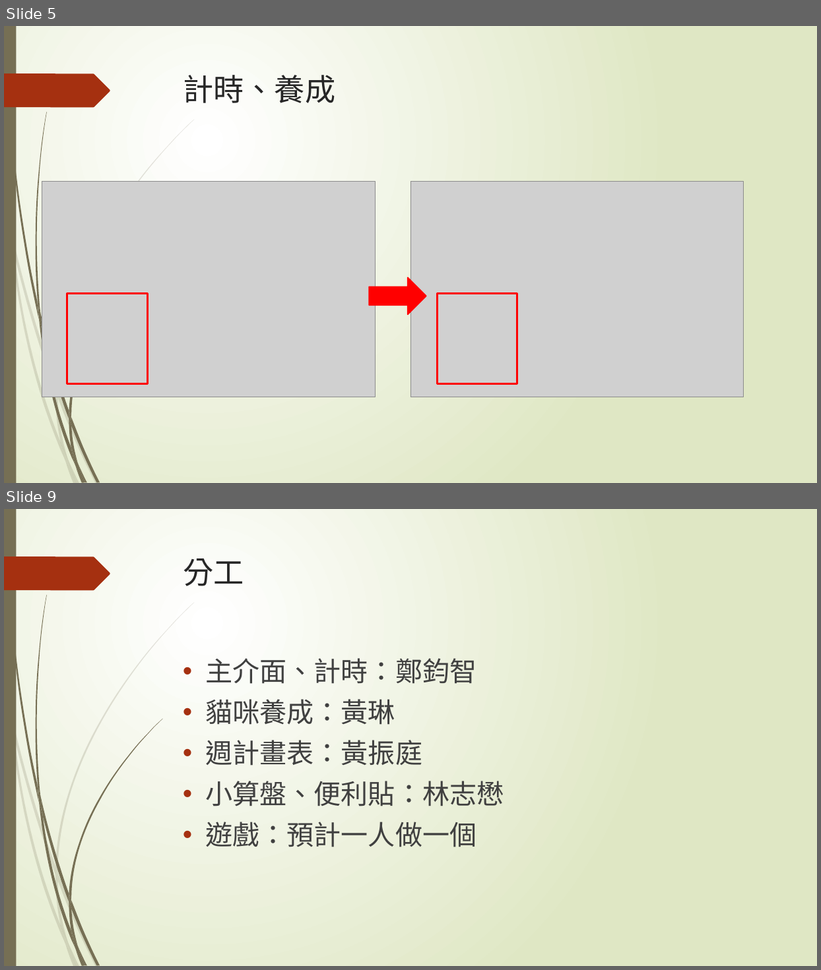
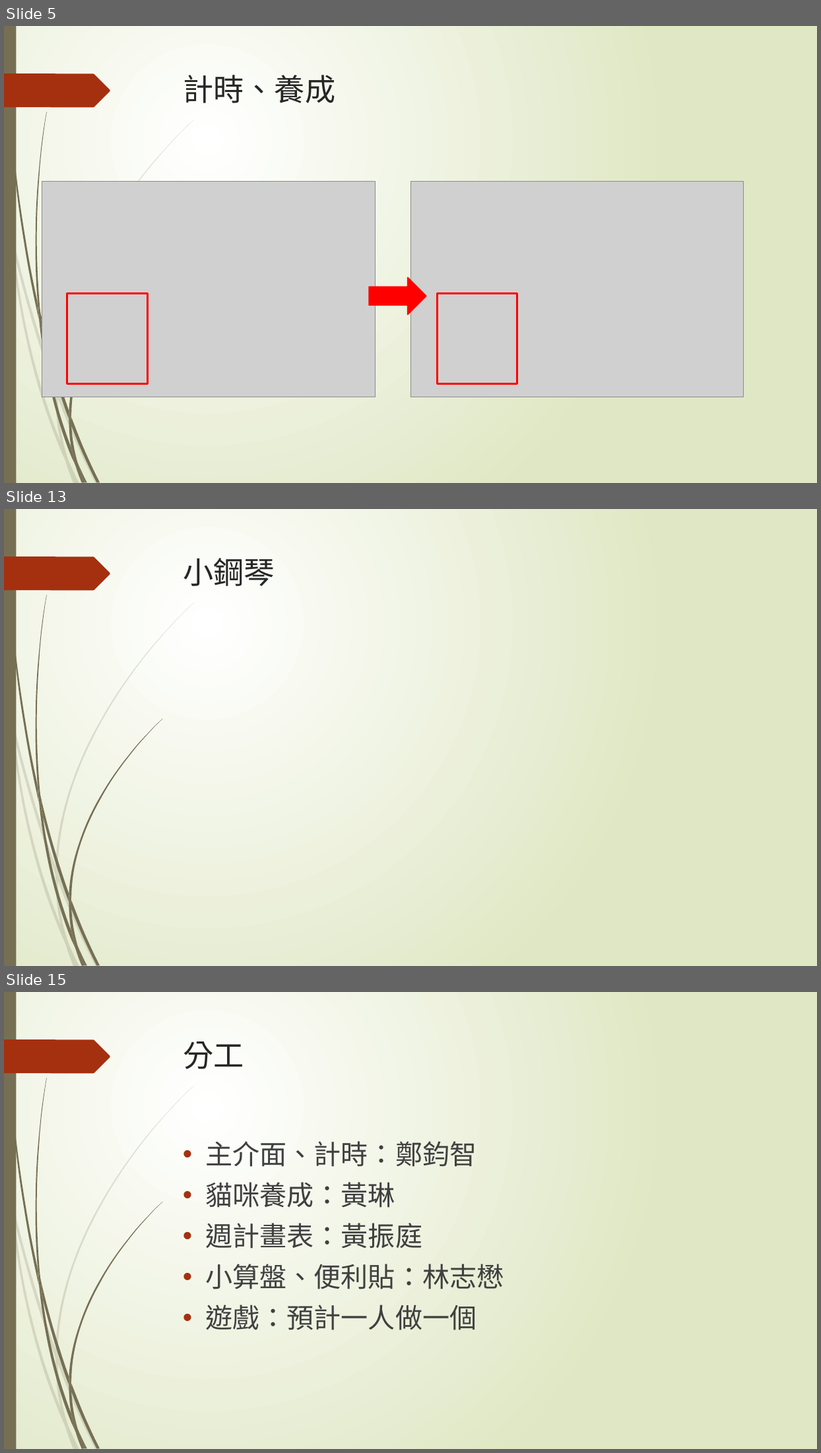
Before and after one commit to disneyyy/CsharpFinal, a slide deck: 第13組.pptx. Shown one above the other, each under a label of ours: slides 5 and 9 before the commit, slides 5, 13 and 15 after it; the slides between them are not shown. The pictures are 821x970 and 821x1453 pixels, drawn with LibreOffice and Linux fonts; fonts in the diff are those of the drawing; grey boxes stand for pictures. Boxes give left, top, right and bottom in pixels: in the first picture for what was removed or moved away, otherwise in the second. Text is boxed around its words. In the diff, an @@ line names an element or a change of style, - is before the commit and + after.

```diff
--- a/第13組.pptx
+++ b/第13組.pptx
@@ slide 13 added at (4,509,817,966), background gradient #FFFFFF to #DFE8C4; not listed: 24 template elements that a slide beside it also shows @@
@@ title added at (183,558,275,586), 36 pt, text #262626 @@
+小鋼琴
@@ what was slide 9 is now slide 15 @@
```
Also in this commit, not shown: 4 slides changed, 5 other slides added, 1 other file.
